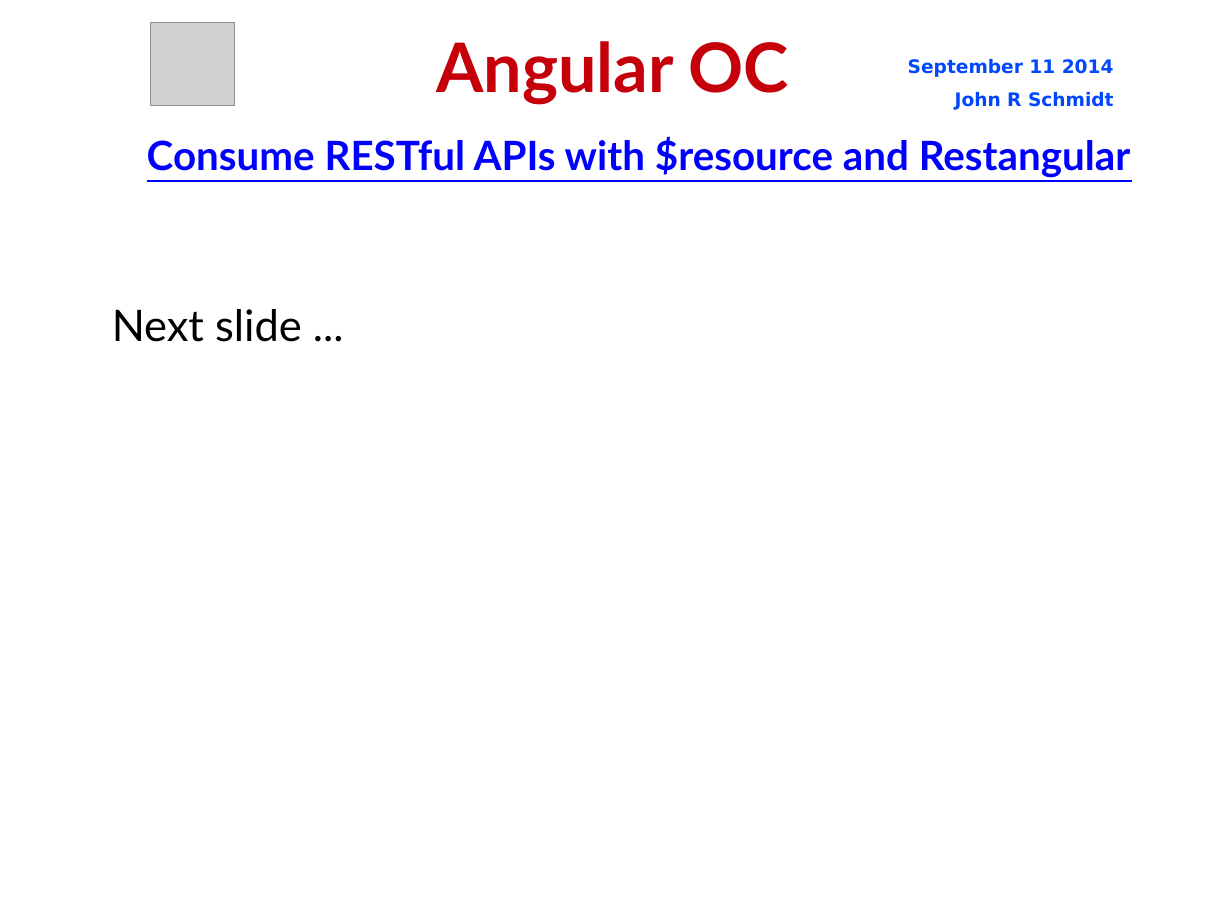
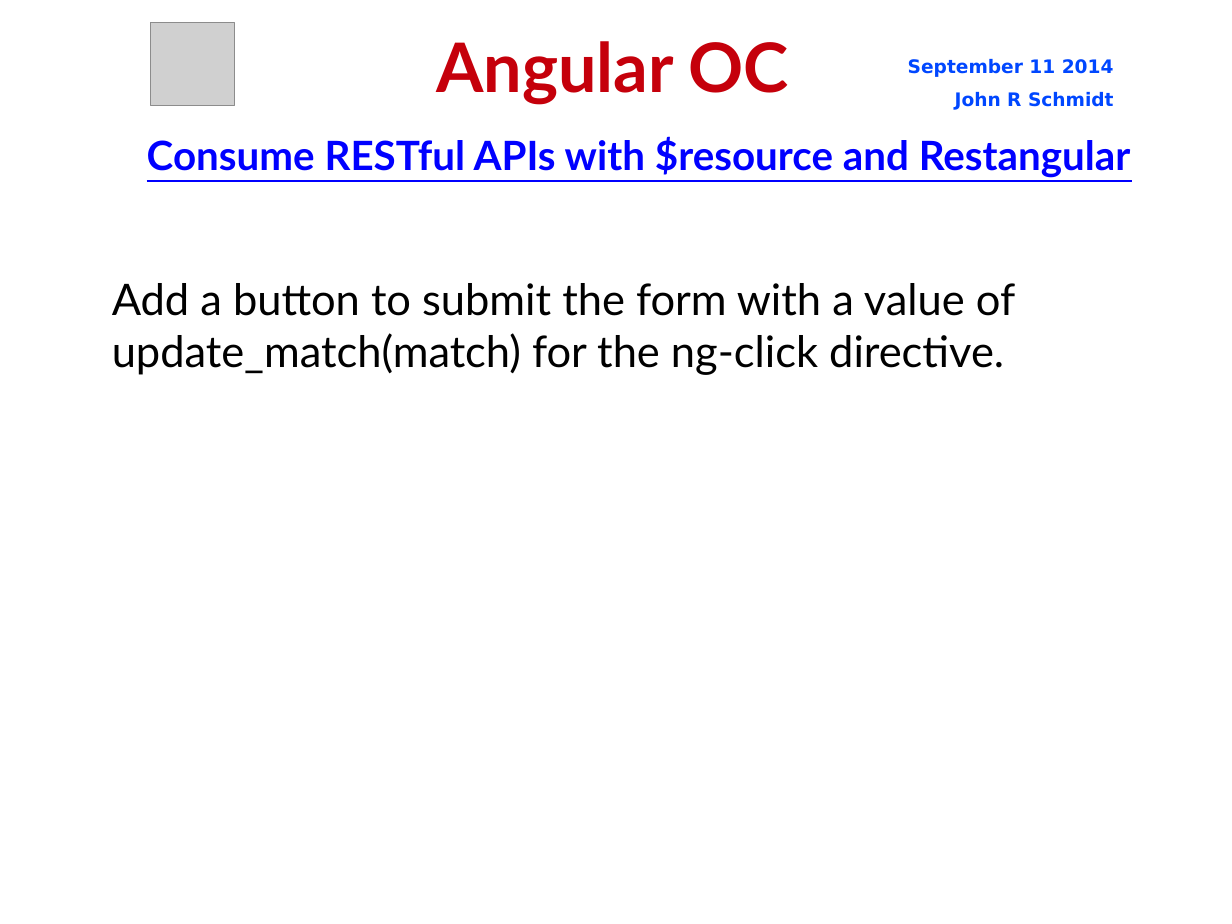
Before and after one commit to jrschmidt/fifa-angular-rest-demo, a slide deck: slide 46 of fifa.odp. Drawn at 1232x924 pixels with LibreOffice and Linux fonts; fonts in the diff are those of the drawing; grey boxes stand for pictures; background and template pictures are left out. Boxes give left, top, right and bottom in pixels: in the first picture for what was removed or moved away, otherwise in the second. Text is boxed around its words. In the diff, an @@ line names an element or a change of style, - is before the commit and + after.

Commit message:
add consistency to code for 'add match score' form

```diff
--- a/fifa.odp
+++ b/fifa.odp
@@ subtitle at bbox=[112, 283, 1015, 375]: text changed @@
-Next slide ...
+Add a button to submit the form with a value of update_match(match) for the ng-click directive.
```
Also in this commit, not shown: 4 other slides changed, 1 other file.
